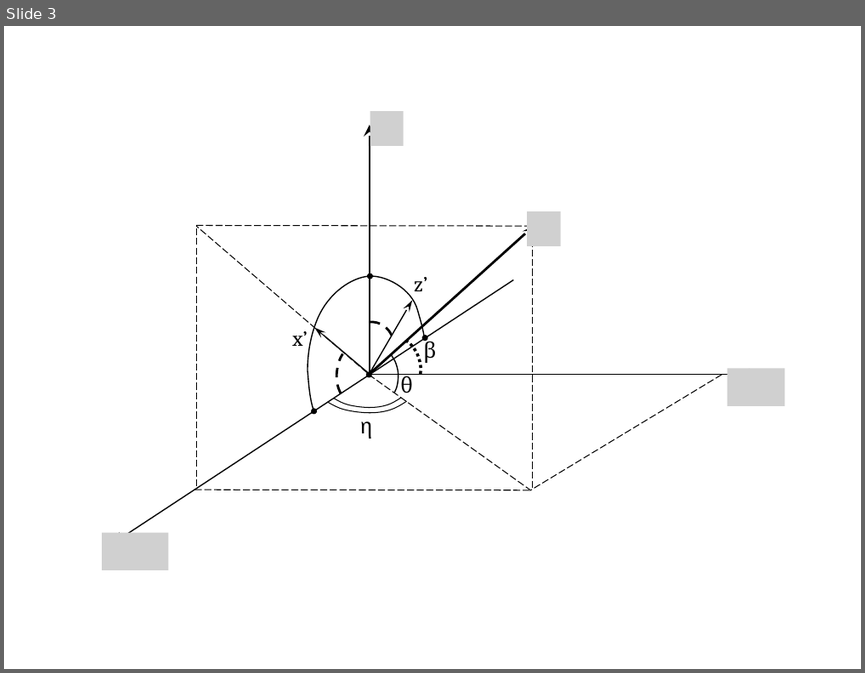
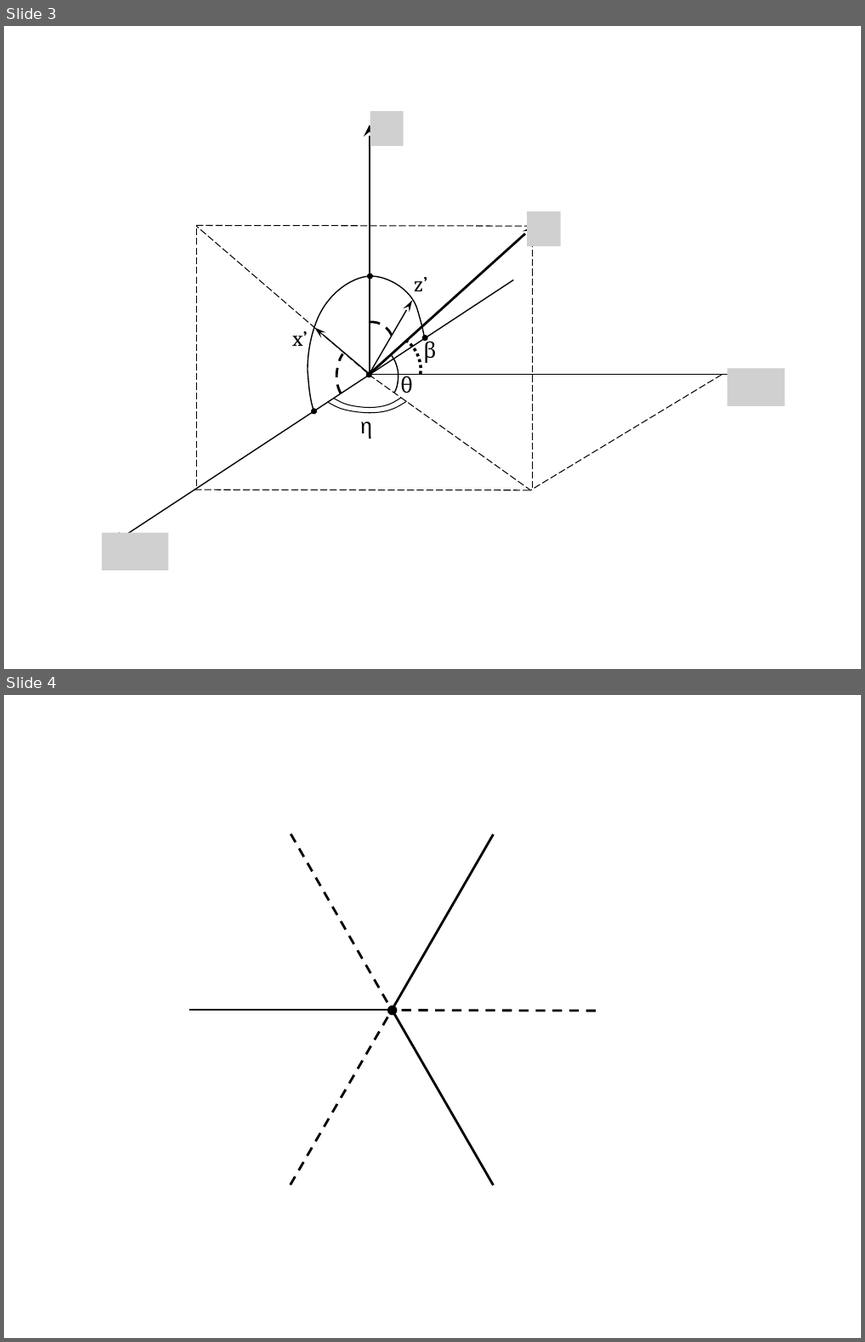
Before and after one commit to akutlin/diploma, a slide deck: images/images.pptx. Shown one above the other, each under a label of ours: slide 3 before the commit, slides 3 and 4 after it. The pictures are 865x673 and 865x1342 pixels, drawn with LibreOffice and Linux fonts; fonts in the diff are those of the drawing; grey boxes stand for pictures; background and template pictures are left out. Boxes give left, top, right and bottom in pixels: in the first picture for what was removed or moved away, otherwise in the second. Text is boxed around its words. In the diff, an @@ line names an element or a change of style, - is before the commit and + after.

```diff
--- a/images/images.pptx
+++ b/images/images.pptx
@@ slide 4 added at box(4, 695, 861, 1338), background #FFFFFF @@
@@ line added from (291, 834) to (392, 1009), #000000 2 pt dashed @@
@@ line added from (494, 834) to (392, 1009), #000000 2 pt @@
@@ line added from (190, 1009) to (392, 1009), #000000 2 pt @@
@@ line added from (290, 1185) to (392, 1009), #000000 2 pt dashed @@
@@ ellipse added at box(387, 1005, 397, 1015), fill #000000 @@
@@ line added from (494, 1185) to (392, 1009), #000000 2 pt @@
@@ line added from (596, 1010) to (393, 1010), #000000 2 pt dashed @@
```
Also in this commit, not shown: 2 other slides added, 6 other files.
